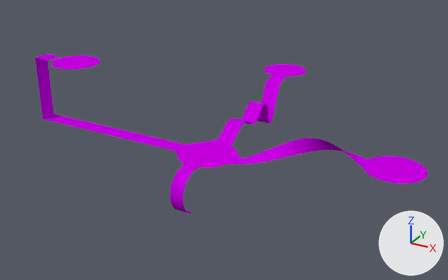
What one commit did to the Blender file scenes/phone-bank-jx.blend.
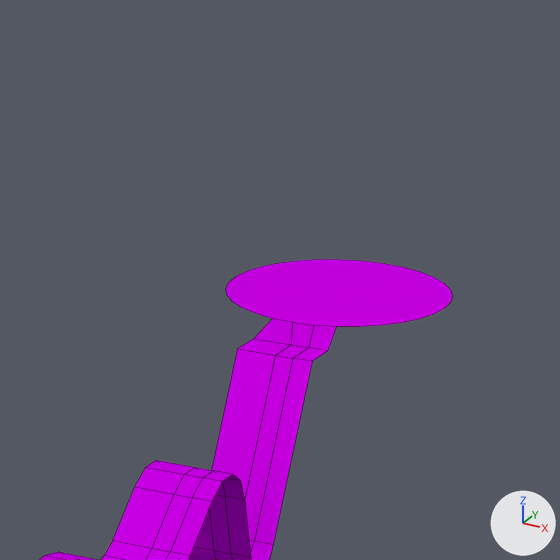
The first picture shows the older version from a 50 mm lens placed at (31.9, -54.1, 29.2), pointed at (-1.6, 6.8, -1.3). The close-ups show both versions on the part from 50% to 73% of the width and 6% to 43% of the height of that picture; other places that the commit changed are outside them. The axes (+X, +Y, +Z) are drawn at lower right. The lights are the same throughout. The close-ups show mesh edges as thin lines.

The first close-up shows 'WalkMesh'.
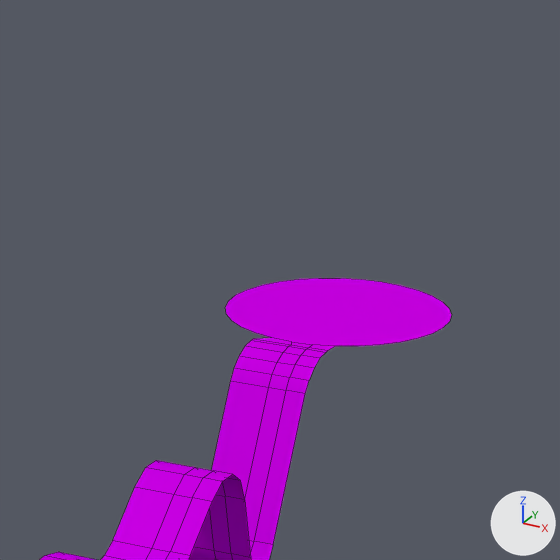
Boxes [x1, y1, x2, y2] around the edits, measured in the close-ups (560 x 560 px; the box of a moved part takes in the faces that stretch with it):
'WalkMesh', reshaped: before [40, 259, 453, 560]; after [40, 278, 451, 560]
part 1 of me_walkmesh, moved or reshaped: before [212, 259, 453, 545]; after [212, 278, 451, 545]

Diff of the bpy script that builds the scene:
```diff
--- a/scenes/phone-bank-jx.blend.py
+++ b/scenes/phone-bank-jx.blend.py
@@ me_walkmesh @@
 # used by ob_walkmesh; location = (0.0, 0.0, 0.0)
-me_walkmesh.from_pydata(...)  # 324 vertices, 130 faces, 1 loose edge; spans x -23.6..23.8, y -6.5..23.8, z -5.0..8.0
+me_walkmesh.from_pydata(...)  # 418 vertices, 229 faces, 1 loose edge; spans x -26.7..23.8, y -6.5..23.8, z -5.0..8.0
+# me_walkmesh part 1: 24 vertices moved from x -2.8..2.8, y 18.2..23.0, z 4.0 to x -2.8..2.8, y 18.2..23.0, z 3.5; 12 vertices removed from x -2.0..1.6, y 17.2..23.8, z 3.4..4.0; 28 vertices added at x -2.0..1.6, y 16.8..23.8, z 2.7..3.5
 me_walkmesh.materials.append(mat_walkmesh)
```
